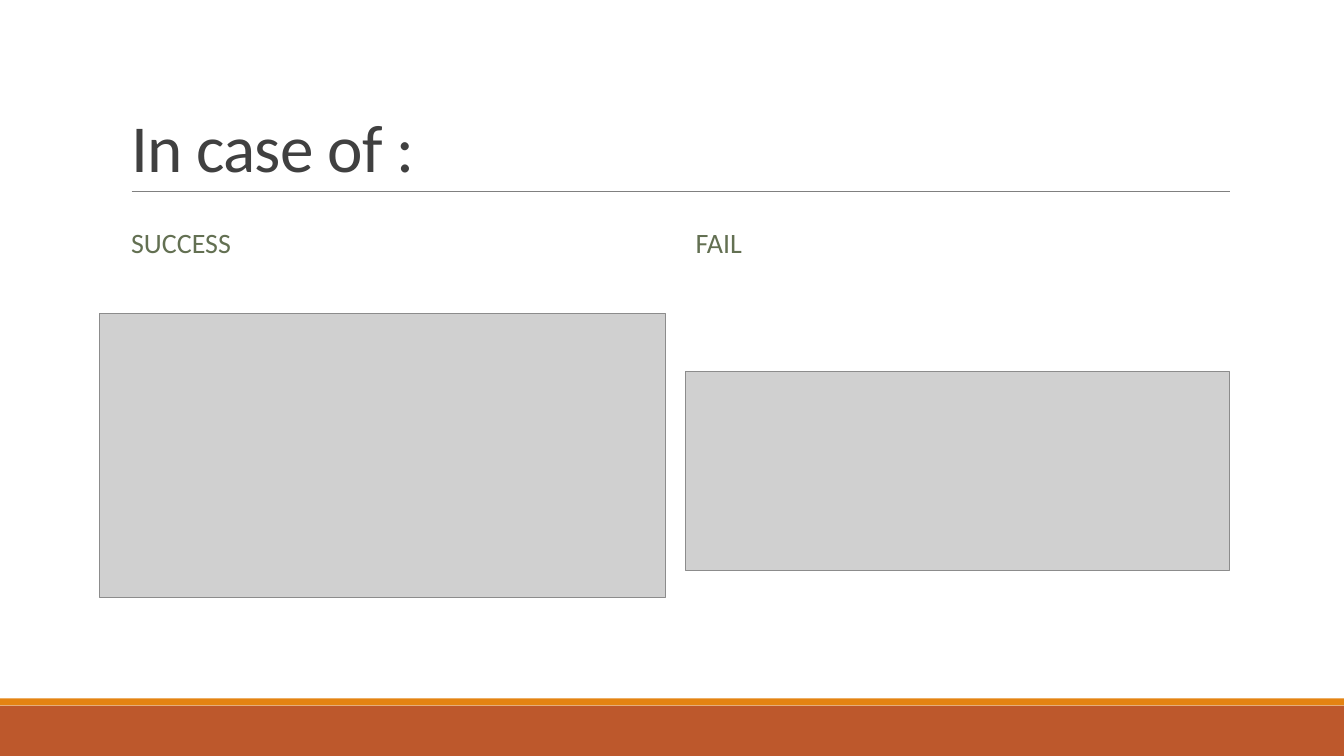
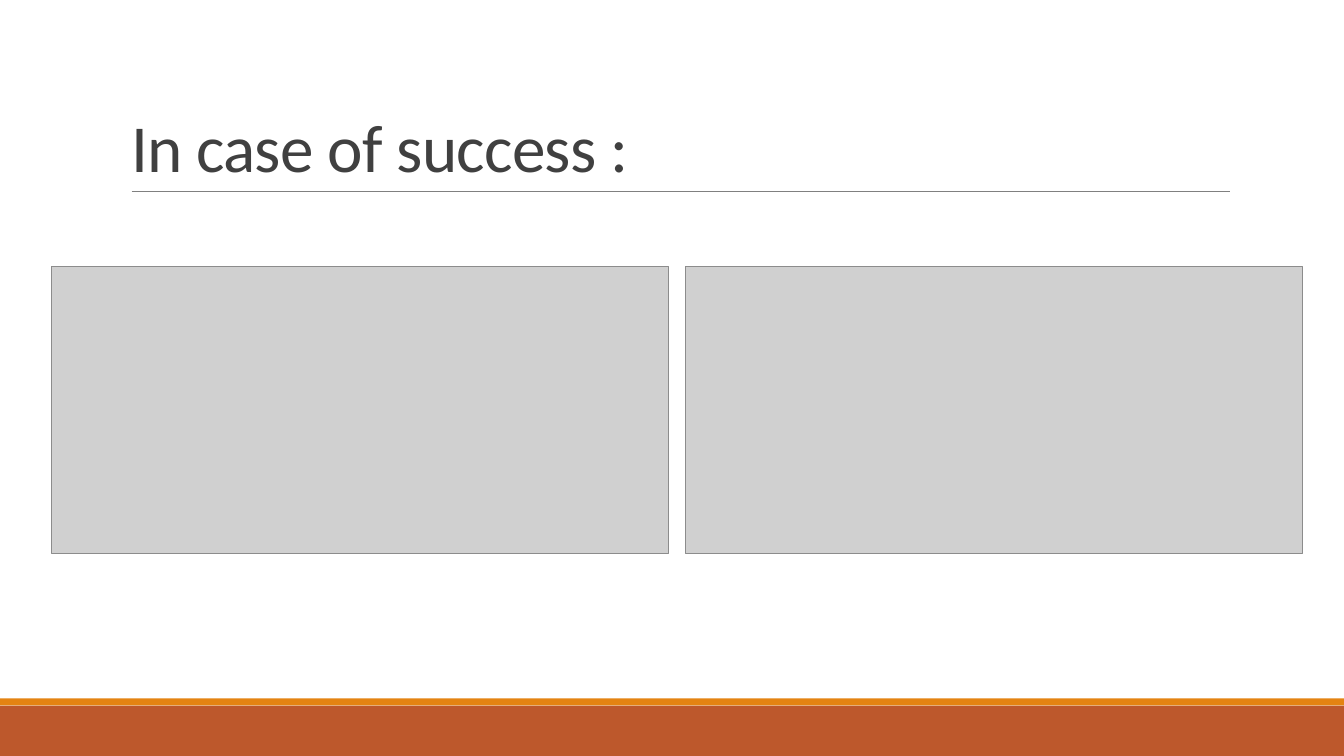
Before and after one commit to AmrElboridy/mahmoud-ahmed-abdelsalam, a slide deck: slide 7 of Web Server Deployment.pptx. Drawn at 1344x756 pixels with LibreOffice and Linux fonts; fonts in the diff are those of the drawing; grey boxes stand for pictures. Boxes give left, top, right and bottom in pixels: in the first picture for what was removed or moved away, otherwise in the second. Text is boxed around its words. In the diff, an @@ line names an element or a change of style, - is before the commit and + after.

```diff
--- a/Web Server Deployment.pptx
+++ b/Web Server Deployment.pptx
@@ title at (x1=131, y1=126, x2=597, y2=173): text changed @@
-In case of :
+In case of success :
@@ text removed at (x1=131, y1=235, x2=231, y2=253) @@
-SUCCESS
@@ text removed at (x1=696, y1=235, x2=742, y2=253) @@
-FAIL
@@ picture resized from (x1=100, y1=314, x2=665, y2=598) to (x1=51, y1=266, x2=668, y2=554) @@
@@ picture resized from (x1=686, y1=372, x2=1230, y2=571) to (x1=686, y1=266, x2=1303, y2=554) @@
```
Also in this commit, not shown: 1 other slide changed, 1 slide added.
